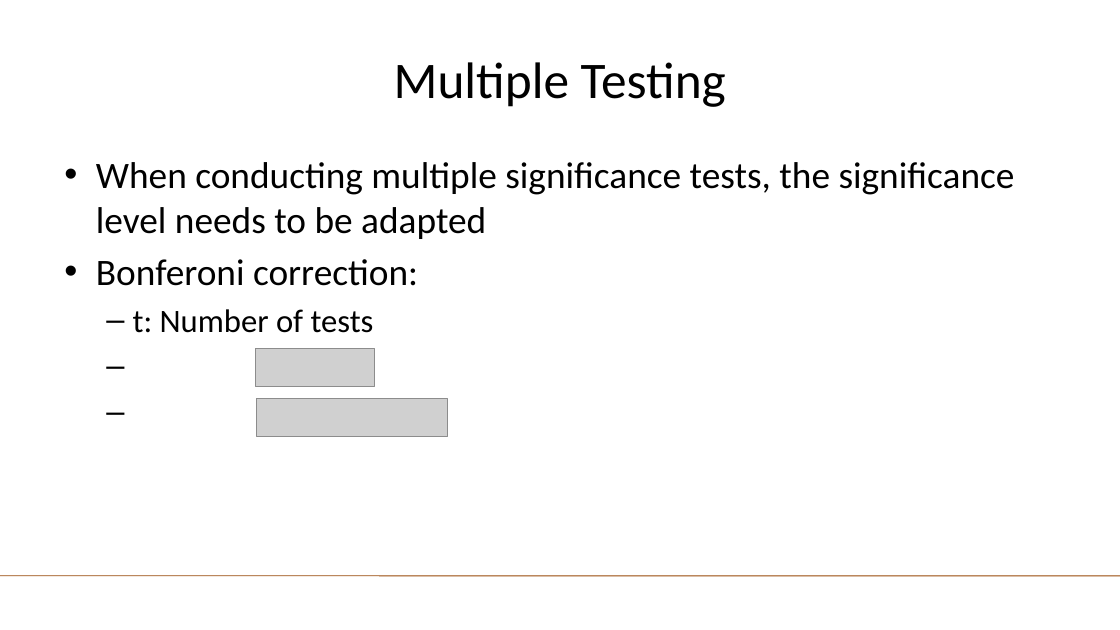
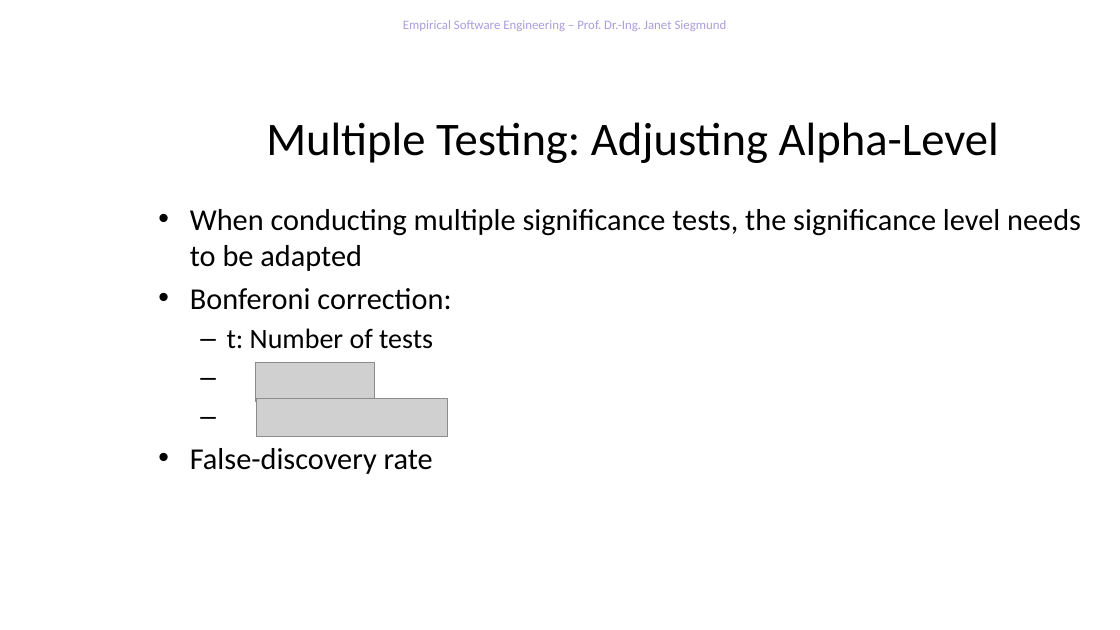
Before and after one commit to feigensp/lehre, a slide deck: slide 20 of ese/WS1920/04_Analysis.pptx (slide 62 before the commit). Drawn at 1120x630 pixels with LibreOffice and Linux fonts; fonts in the diff are those of the drawing; grey boxes stand for pictures; background and template pictures are left out. Boxes give left, top, right and bottom in pixels: in the first picture for what was removed or moved away, otherwise in the second. Text is boxed around its words. In the diff, an @@ line names an element or a change of style, - is before the commit and + after.

```diff
--- a/ese/WS1920/04_Analysis.pptx
+++ b/ese/WS1920/04_Analysis.pptx
@@ text added at box(403, 20, 727, 31), 11 pt, text #AB9DDB @@
+Empirical Software Engineering – Prof. Dr.-Ing. Janet Siegmund
@@ title at box(266, 122, 999, 163): text changed; size 44 to 40 pt @@
-Multiple Testing
+Multiple Testing: Adjusting Alpha-Level
@@ text "When conducting multiple significance tests, ...": place and size @@
-text "When conducting multiple significance tests, ..." at box(96, 162, 1015, 333)
+text "When conducting multiple significance tests, ..." at box(190, 209, 1081, 474)
@@ text at box(190, 209, 1081, 349): size 32 to 26 pt in "When conducting multiple significance tests, the significanc ...", "Bonferoni correction:"; size 28 to 24 pt in "t: Number of tests"; less space between paragraphs @@
@@ picture: place and size @@
-picture at box(255, 348, 374, 386)
+picture at box(255, 362, 374, 401)
@@ text at box(190, 448, 433, 474): paragraph added @@
+• False-discovery rate
@@ line removed from (0, 576) to (1120, 576) @@
```
Also in this commit, not shown: 25 other slides changed, 4 slides added, 35 slides removed, 9 other files.
